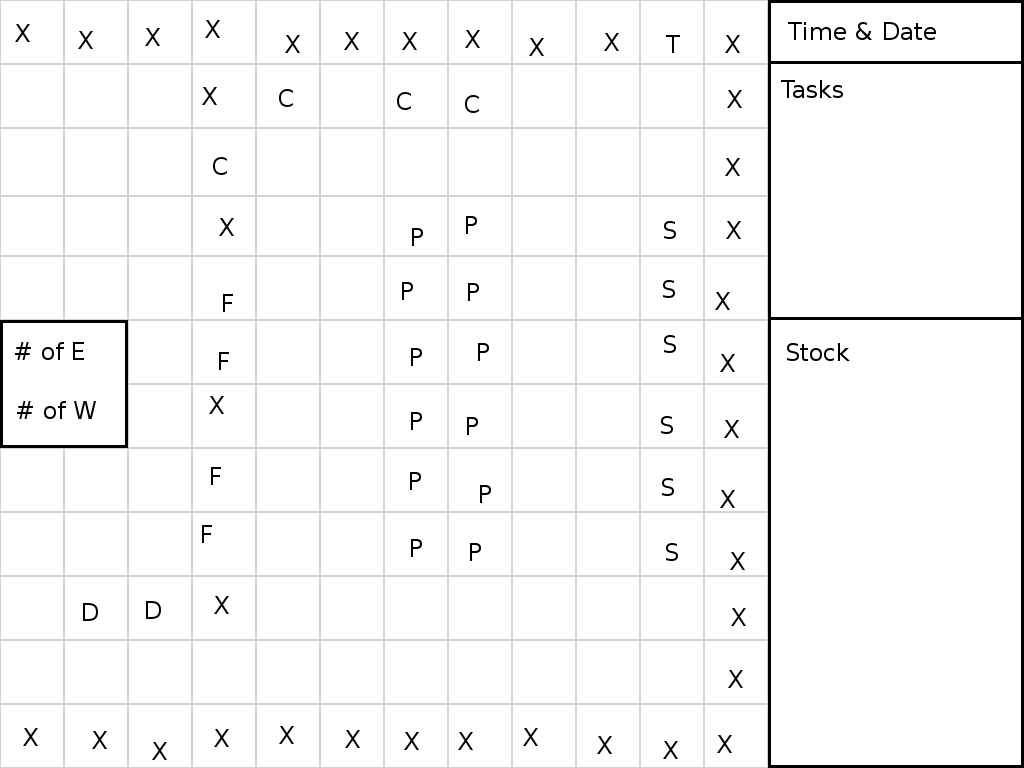
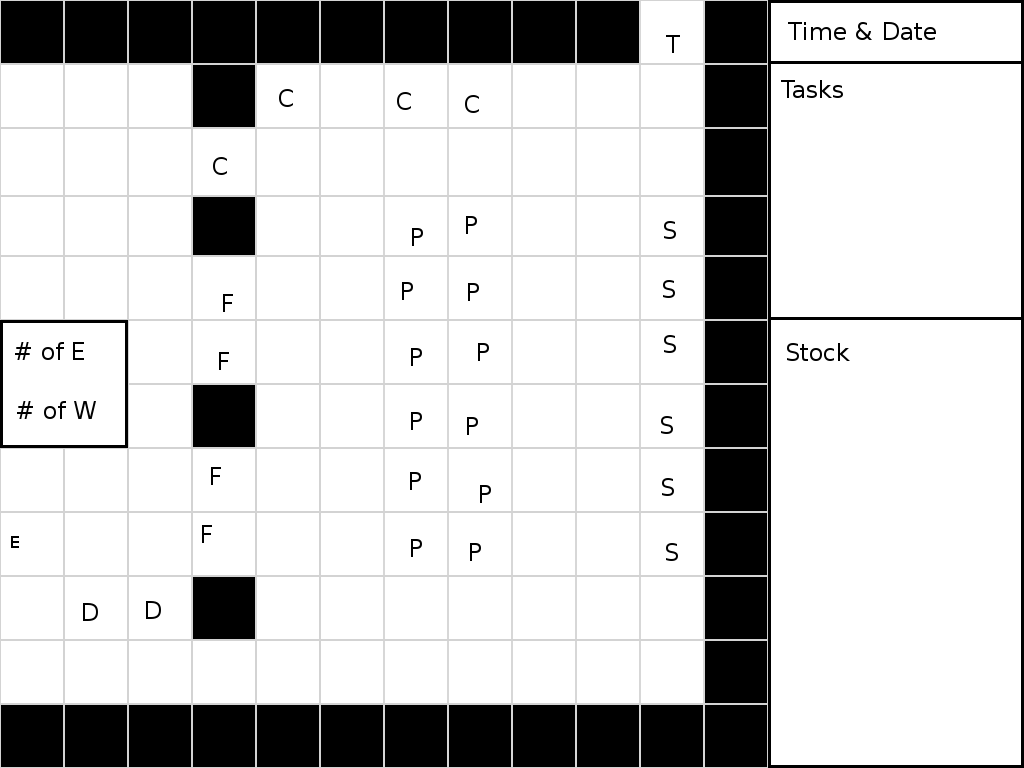
Layered file, before and after one edit (1024 × 768). Changes by layer:
hid "X #10" over (x1=209, y1=396, x2=224, y2=414)
hid "X #7" over (x1=214, y1=596, x2=229, y2=614)
hid "X #6" over (x1=214, y1=729, x2=229, y2=747)
hid "X #35" over (x1=717, y1=735, x2=732, y2=753)
hid "X #34" over (x1=663, y1=741, x2=678, y2=759)
hid "X #33" over (x1=597, y1=736, x2=612, y2=754)
hid "X #32" over (x1=523, y1=728, x2=538, y2=746)
hid "X #31" over (x1=458, y1=732, x2=473, y2=750)
hid "X #30" over (x1=404, y1=732, x2=419, y2=750)
hid "X #29" over (x1=728, y1=670, x2=743, y2=688)
hid "X #28" over (x1=731, y1=608, x2=746, y2=626)
hid "X #27" over (x1=730, y1=552, x2=745, y2=570)
hid "X #26" over (x1=720, y1=490, x2=735, y2=508)
hid "X #25" over (x1=724, y1=420, x2=739, y2=438)
hid "X #24" over (x1=720, y1=354, x2=735, y2=372)
hid "X #23" over (x1=715, y1=292, x2=730, y2=310)
hid "X #22" over (x1=726, y1=221, x2=741, y2=239)
hid "X #21" over (x1=725, y1=158, x2=740, y2=176)
hid "X #20" over (x1=727, y1=90, x2=742, y2=108)
hid "X #19" over (x1=725, y1=35, x2=740, y2=53)
hid "X #17" over (x1=604, y1=33, x2=619, y2=51)
hid "X #16" over (x1=529, y1=38, x2=544, y2=56)
hid "X #15" over (x1=465, y1=30, x2=480, y2=48)
painted on "Background" over (x1=1, y1=1, x2=767, y2=767)
…and 15 more changes (1 added, 14 visibility)
